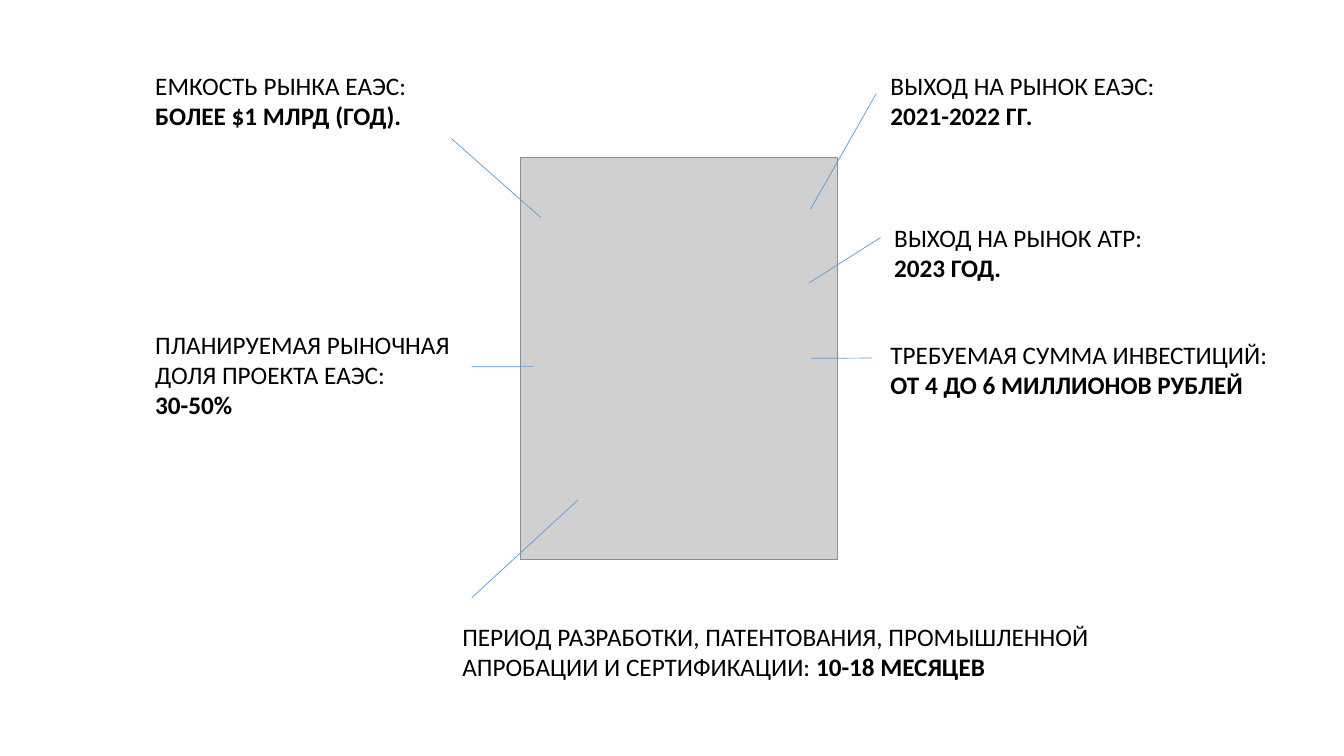
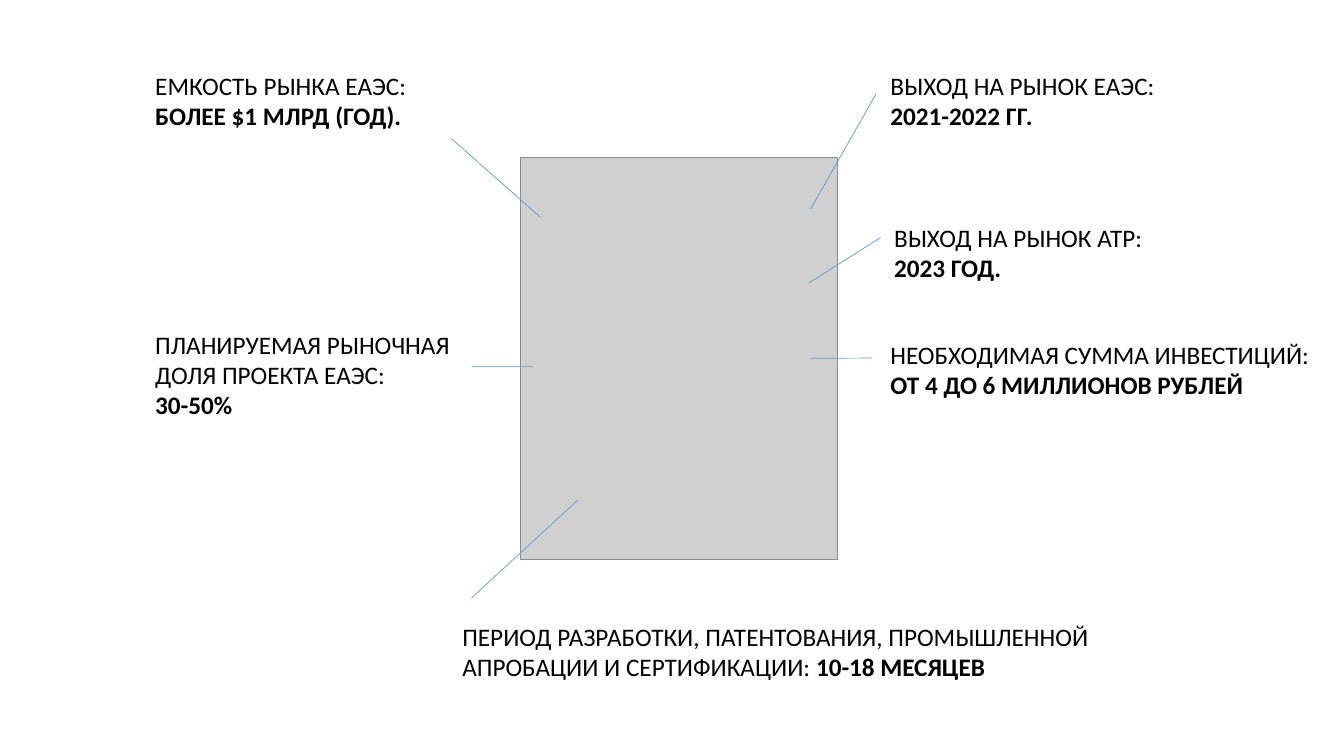
Before and after one commit to iACTUATOR/iactuator.ru, a slide deck: slide 2 of actuator.pptx. Drawn at 1344x756 pixels with LibreOffice and Linux fonts; fonts in the diff are those of the drawing; grey boxes stand for pictures. Boxes give left, top, right and bottom in pixels: in the first picture for what was removed or moved away, otherwise in the second. Text is boxed around its words. In the diff, an @@ line names an element or a change of style, - is before the commit and + after.

```diff
--- a/actuator.pptx
+++ b/actuator.pptx
@@ text at (890,343,1309,368): text changed @@
-ТРЕБУЕМАЯ СУММА ИНВЕСТИЦИЙ:
+НЕОБХОДИМАЯ СУММА ИНВЕСТИЦИЙ:
```
Also in this commit, not shown: 5 other slides changed, 1 other file.
